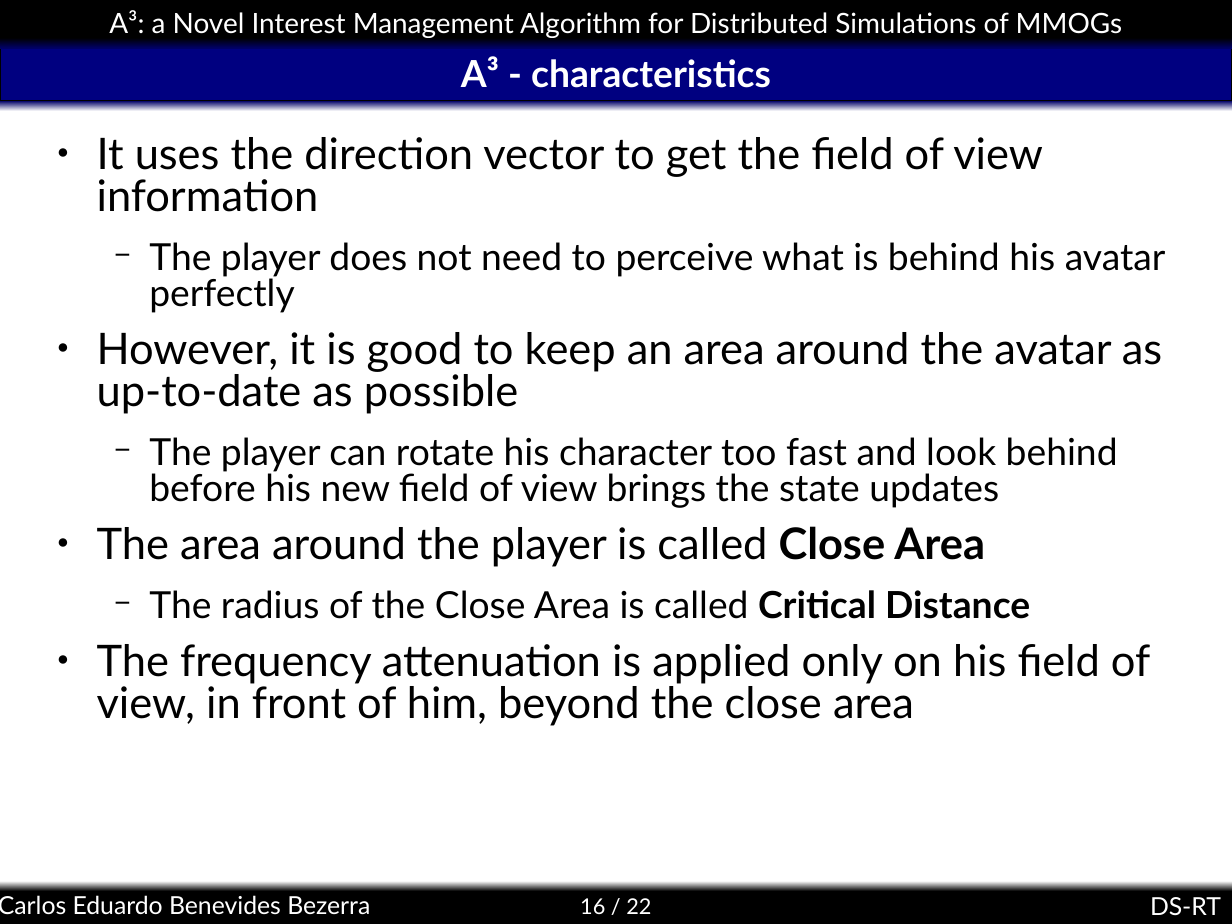
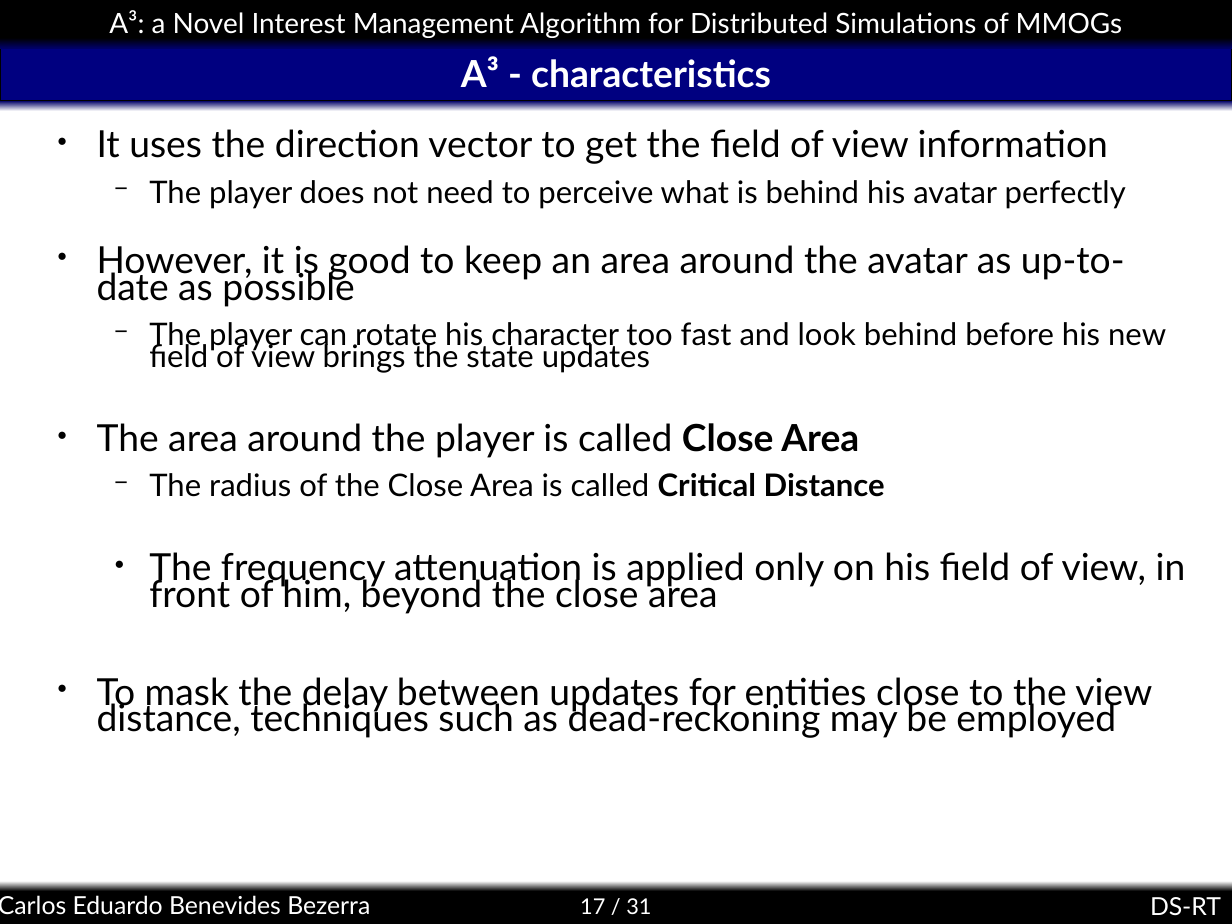
Before and after one commit to kdubezerra/kdubezerra, a slide deck: slide 17 of textos/dsrt/a3slides.ppt (slide 16 before the commit). Drawn at 1232x924 pixels with LibreOffice and Linux fonts; fonts in the diff are those of the drawing; background and template pictures are left out. Boxes give left, top, right and bottom in pixels: in the first picture for what was removed or moved away, otherwise in the second. Text is boxed around its words. In the diff, an @@ line names an element or a change of style, - is before the commit and + after.

```diff
--- a/textos/dsrt/a3slides.ppt
+++ b/textos/dsrt/a3slides.ppt
@@ text at (97, 129, 1186, 614): size 28 to 24 pt in "It uses the direction vector to get ...", "However, it is good to keep an ...", "The area around the player is called ...", "The frequency attenuation is applied only on ..."; size 24 to 20 pt in "The player does not need to perceive ...", "The player can rotate his character too ...", "The radius of the Close Area is ..."; line spacing 0.8 to 0.6; list level 1 to 2 in "The frequency attenuation is applied ..." @@
@@ text at (97, 677, 1152, 738): paragraph added @@
+● To mask the delay between updates for entities close to the view distance, techniques such as dead-reckoning may be employed
@@ page number at (580, 898, 651, 914): text changed @@
-16 / 22
+17 / 31
```
Also in this commit, not shown: 14 other slides changed, 4 slides added, 4 slides removed.
